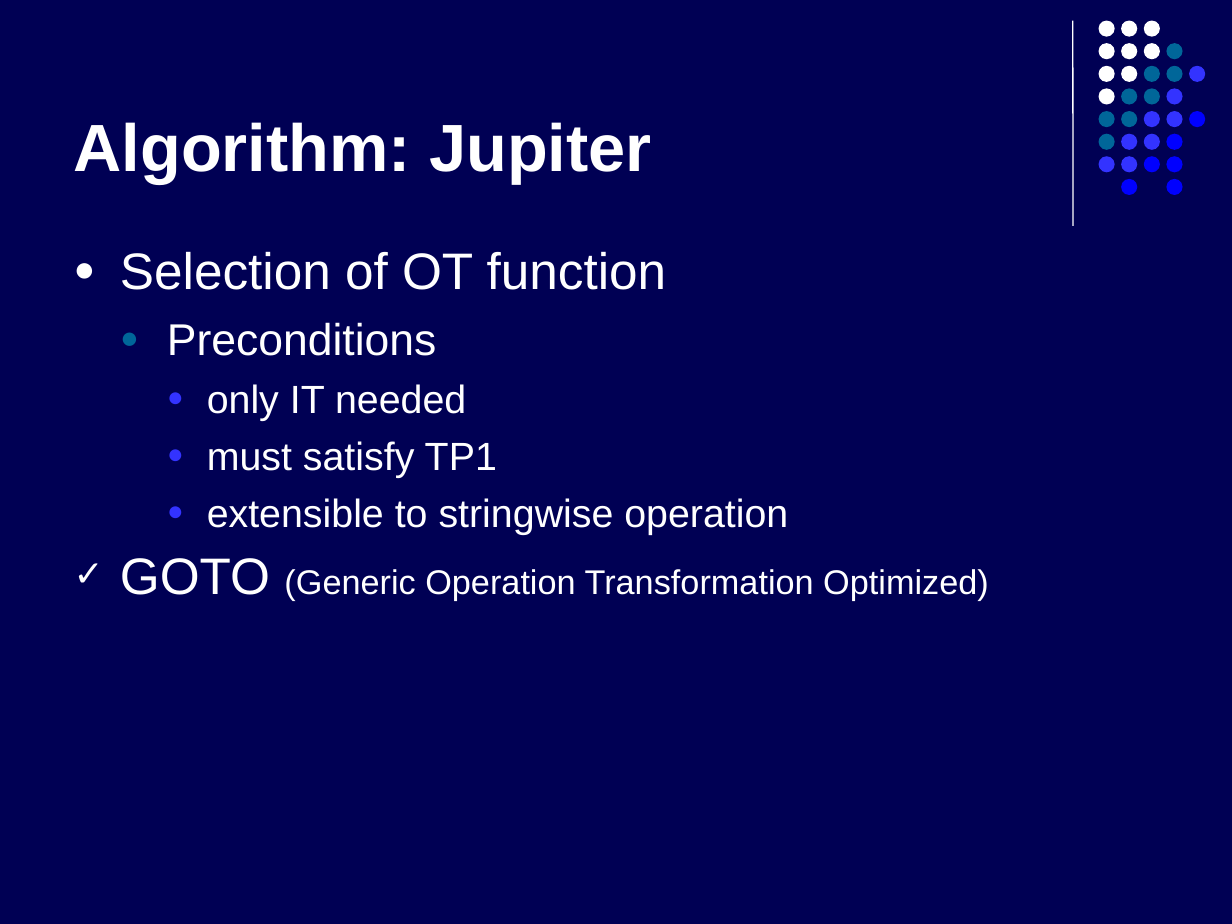
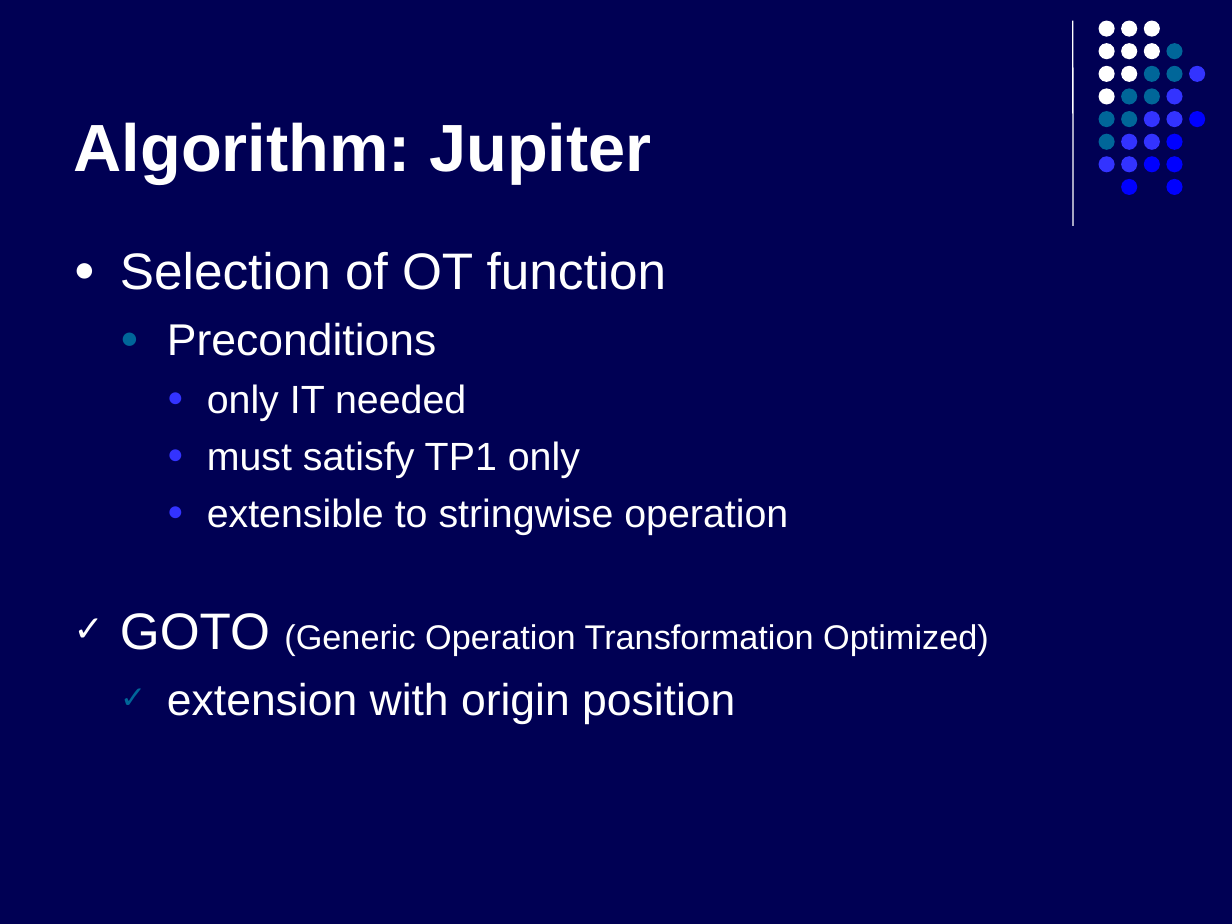
Before and after one commit to kyanha/ace, a slide deck: slide 17 of ace/trunk/doc/presentation/presentation.ppt. Drawn at 1232x924 pixels with LibreOffice and Linux fonts; fonts in the diff are those of the drawing. Boxes give left, top, right and bottom in pixels: in the first picture for what was removed or moved away, otherwise in the second. Text is boxed around its words. In the diff, an @@ line names an element or a change of style, - is before the commit and + after.

```diff
--- a/ace/trunk/doc/presentation/presentation.ppt
+++ b/ace/trunk/doc/presentation/presentation.ppt
@@ text at (207, 441, 580, 478): text changed @@
-    ● must satisfy TP1
+    ● must satisfy TP1 only
@@ text at (120, 558, 989, 601): paragraph removed @@
-✓ GOTO (Generic Operation Transformation Optimized)
@@ text added at (120, 613, 989, 725), 20 pt, text #FFFFFF @@
+✓ GOTO (Generic Operation Transformation Optimized)
+  ✓ extension with origin position
```
Also in this commit, not shown: 5 other slides changed.
